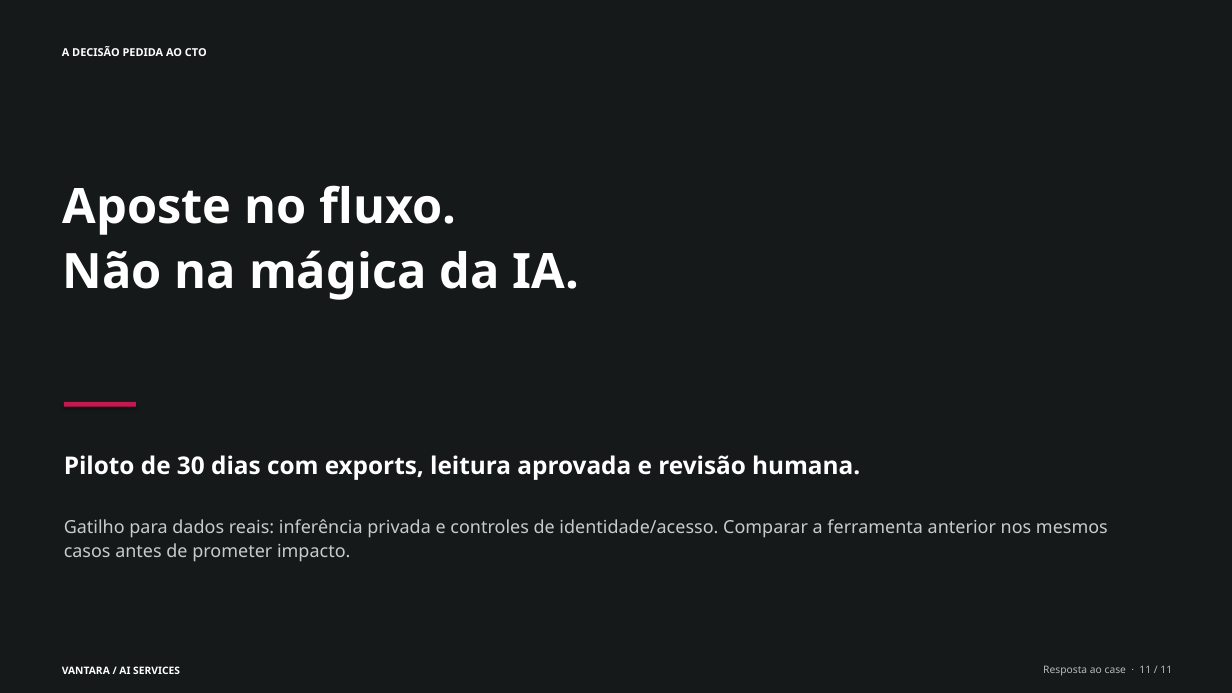
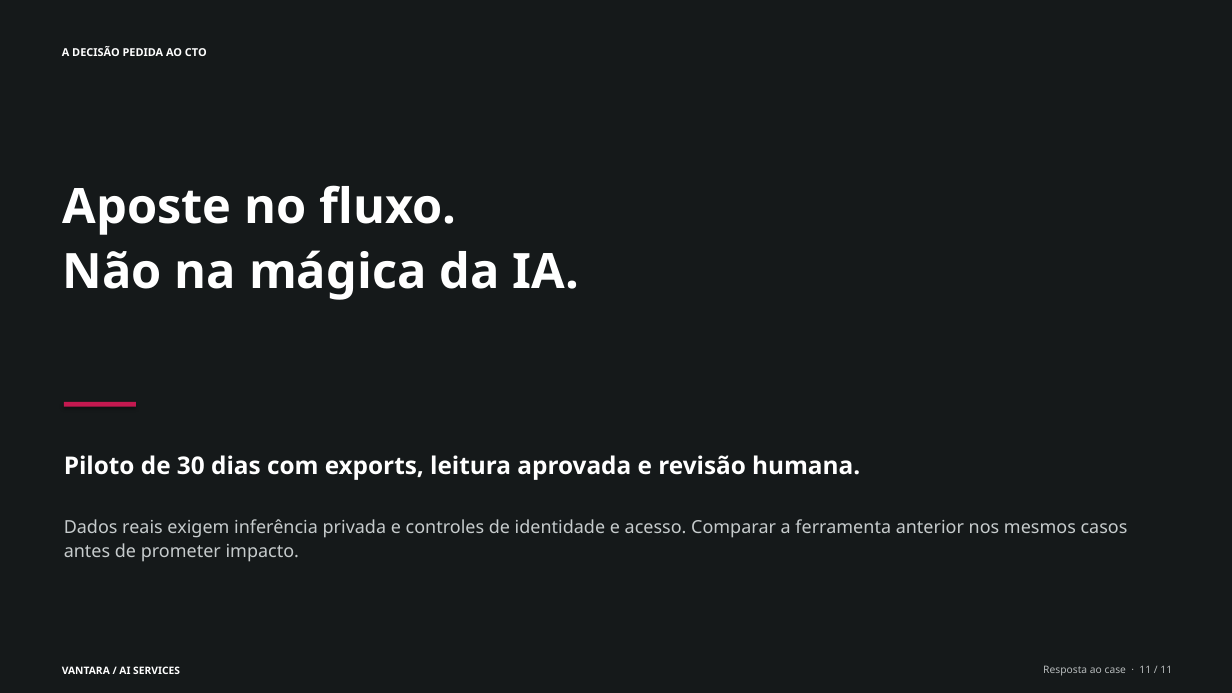
Before and after one commit to rbfcdog/vantara, a slide deck: slide 11 of deliverables/vantara-resposta-case.pptx. Drawn at 1232x693 pixels with LibreOffice and Linux fonts; fonts in the diff are those of the drawing. Boxes give left, top, right and bottom in pixels: in the first picture for what was removed or moved away, otherwise in the second. Text is boxed around its words. In the diff, an @@ line names an element or a change of style, - is before the commit and + after.

```diff
--- a/deliverables/vantara-resposta-case.pptx
+++ b/deliverables/vantara-resposta-case.pptx
@@ text at [64,519,1128,562]: text changed @@
-Gatilho para dados reais: inferência privada e controles de identidade/acesso. Comparar a ferramenta anterior nos mesmos casos antes de prometer impacto.
+Dados reais exigem inferência privada e controles de identidade e acesso. Comparar a ferramenta anterior nos mesmos casos antes de prometer impacto.
```
Also in this commit, not shown: 8 other slides changed, 5 other files.
